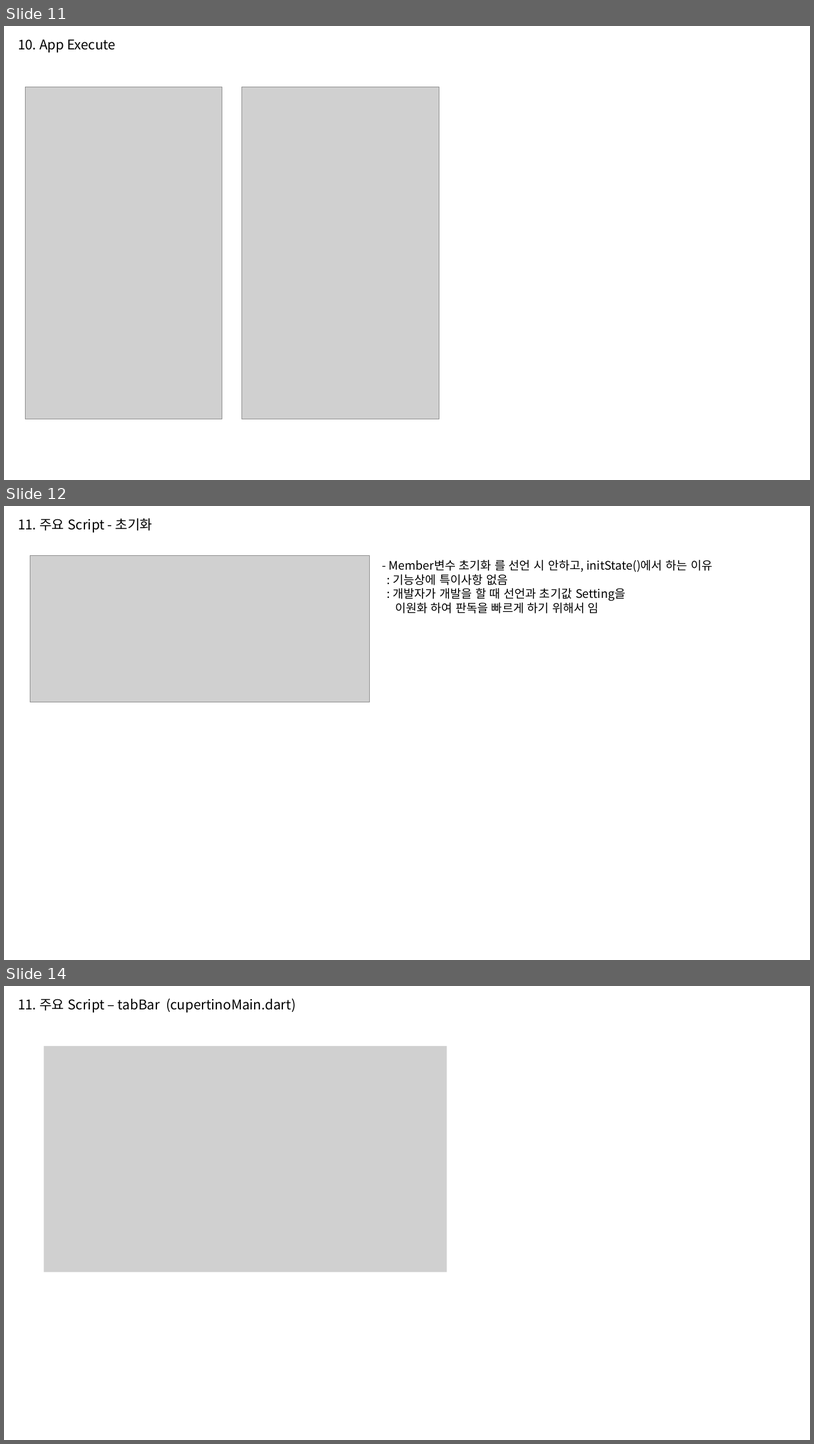
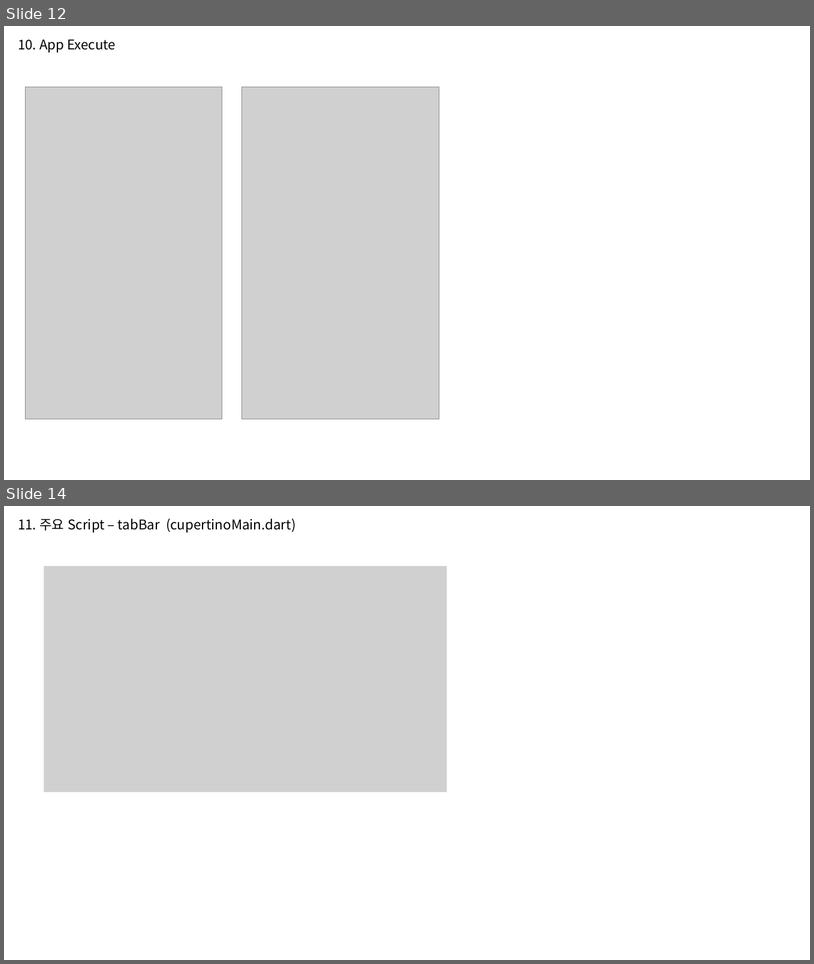
Before and after one commit to farmerkyh/flutter_book, a slide deck: doIt2/chapter6/listview_example/flutter_cupertino.pptx. Shown one above the other, each under a label of ours: slides 11, 12 and 14 before the commit, slides 12 and 14 after it; the slides between them are not shown. The pictures are 814x1444 and 814x964 pixels, drawn with LibreOffice and Linux fonts; fonts in the diff are those of the drawing; grey boxes stand for pictures. Boxes give left, top, right and bottom in pixels: in the first picture for what was removed or moved away, otherwise in the second. Text is boxed around its words. In the diff, an @@ line names an element or a change of style, - is before the commit and + after.

```diff
--- a/doIt2/chapter6/listview_example/flutter_cupertino.pptx
+++ b/doIt2/chapter6/listview_example/flutter_cupertino.pptx
@@ slide 12 removed at [4, 506, 810, 960], background #FFFFFF @@
@@ text removed at [18, 518, 153, 532] @@
-11. 주요 Script - 초기화
@@ picture removed at [30, 556, 369, 703] @@
@@ text removed at [389, 559, 713, 613] @@
-- Member변수 초기화 를 선언 시 안하고, initState()에서 하는 이유
-: 기능상에 특이사항 없음
-: 개발자가 개발을 할 때 선언과 초기값 Setting을
-이원화 하여 판독을 빠르게 하기 위해서 임
@@ what was slide 11 is now slide 12 @@
```
Also in this commit, not shown: 3 slides changed, 1 slide added, 8 other files.
